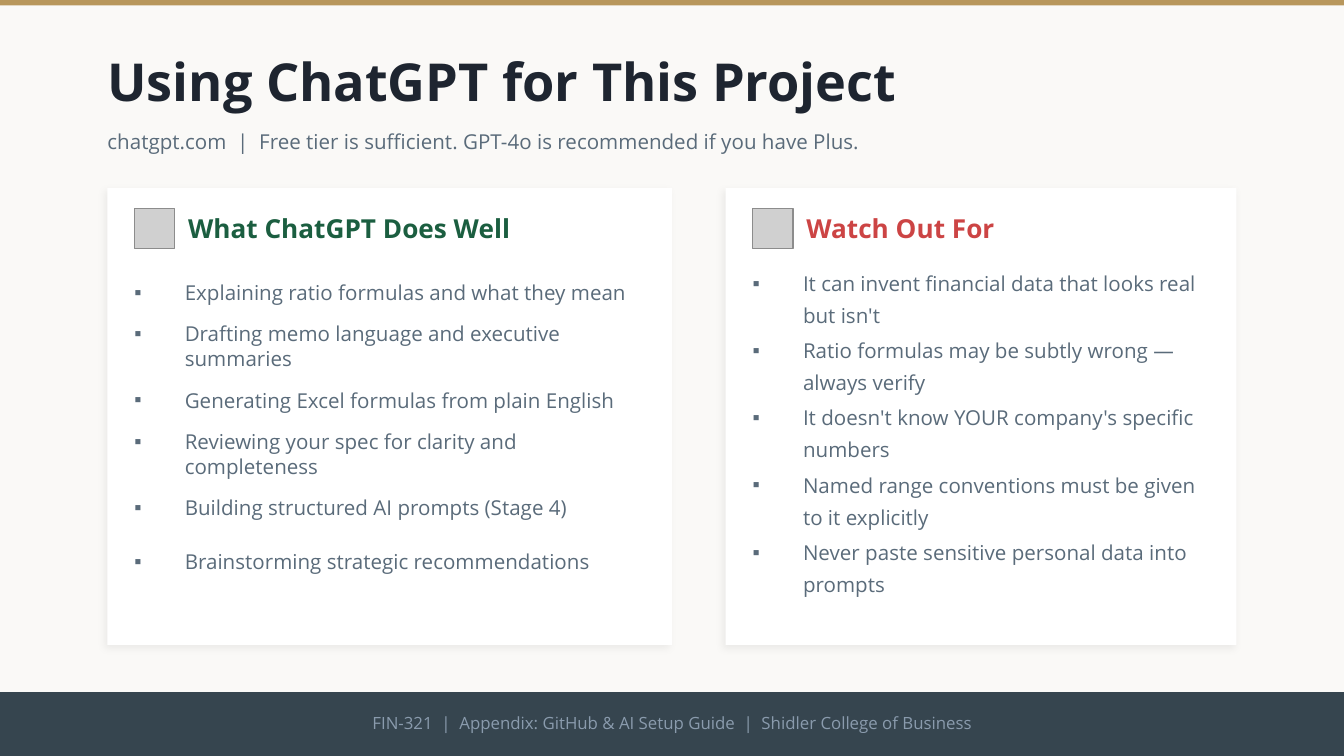
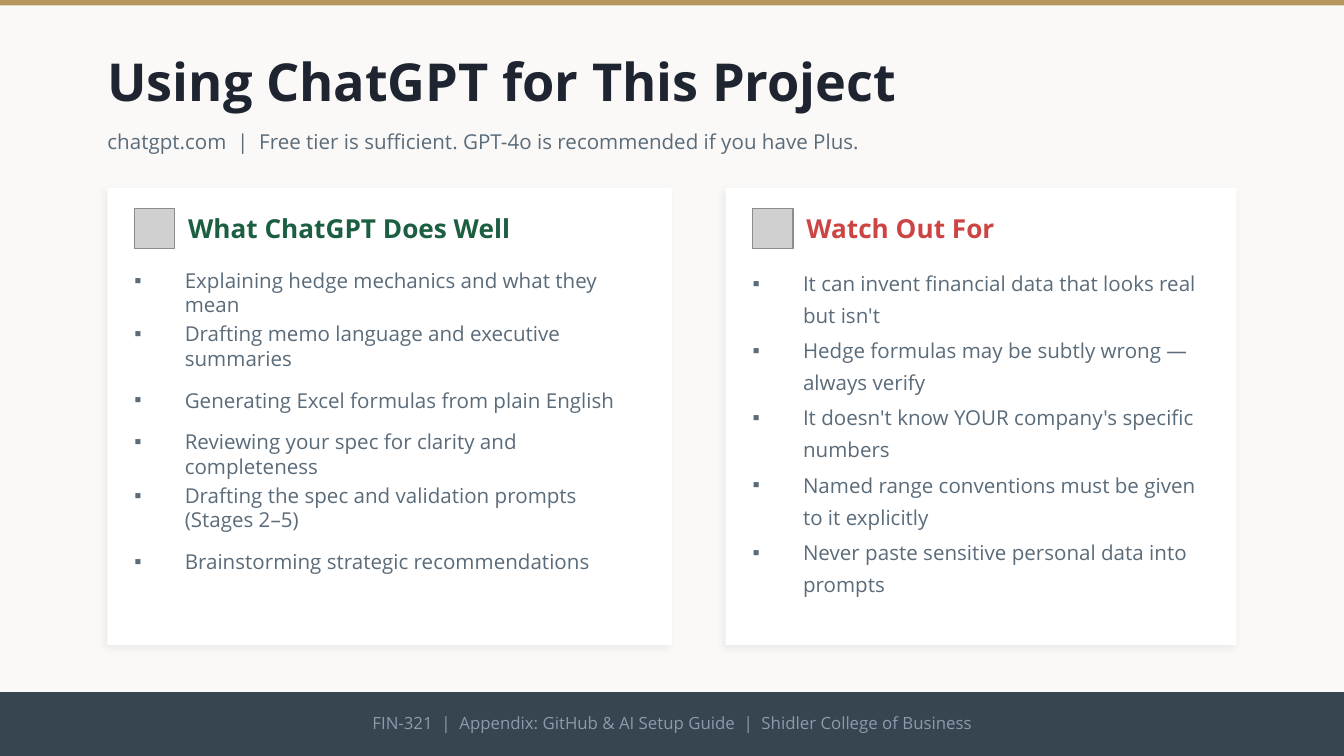
Before and after one commit to adamwstauffer/shidler, a slide deck: slide 26 of courses/International-Finance-And-Securities/projects/fx-hedging/FX-Hedging-Project.pptx (slide 24 before the commit). Drawn at 1344x756 pixels with LibreOffice and Linux fonts; fonts in the diff are those of the drawing; grey boxes stand for pictures. Boxes give left, top, right and bottom in pixels: in the first picture for what was removed or moved away, otherwise in the second. Text is boxed around its words. In the diff, an @@ line names an element or a change of style, - is before the commit and + after.

```diff
--- a/courses/International-Finance-And-Securities/projects/fx-hedging/FX-Hedging-Project.pptx
+++ b/courses/International-Finance-And-Securities/projects/fx-hedging/FX-Hedging-Project.pptx
@@ text at <box>185,272,596,312</box>: text changed @@
-▪ Explaining ratio formulas and what they mean
+▪ Explaining hedge mechanics and what they mean
@@ text at <box>803,342,1161,395</box>: text changed @@
-▪ Ratio formulas may be subtly wrong — always verify
+▪ Hedge formulas may be subtly wrong — always verify
@@ text at <box>185,487,577,532</box>: text changed @@
-▪ Building structured AI prompts (Stage 4)
+▪ Drafting the spec and validation prompts (Stages 2–5)
```
Also in this commit, not shown: 14 other slides changed, 3 slides added, 1 slide removed.
